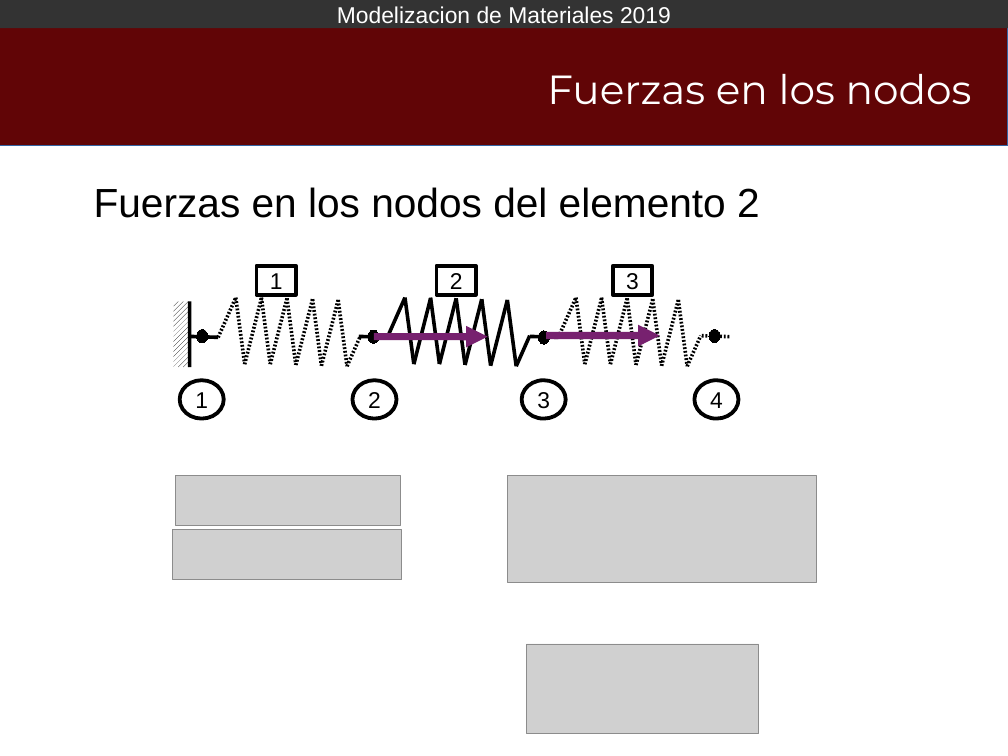
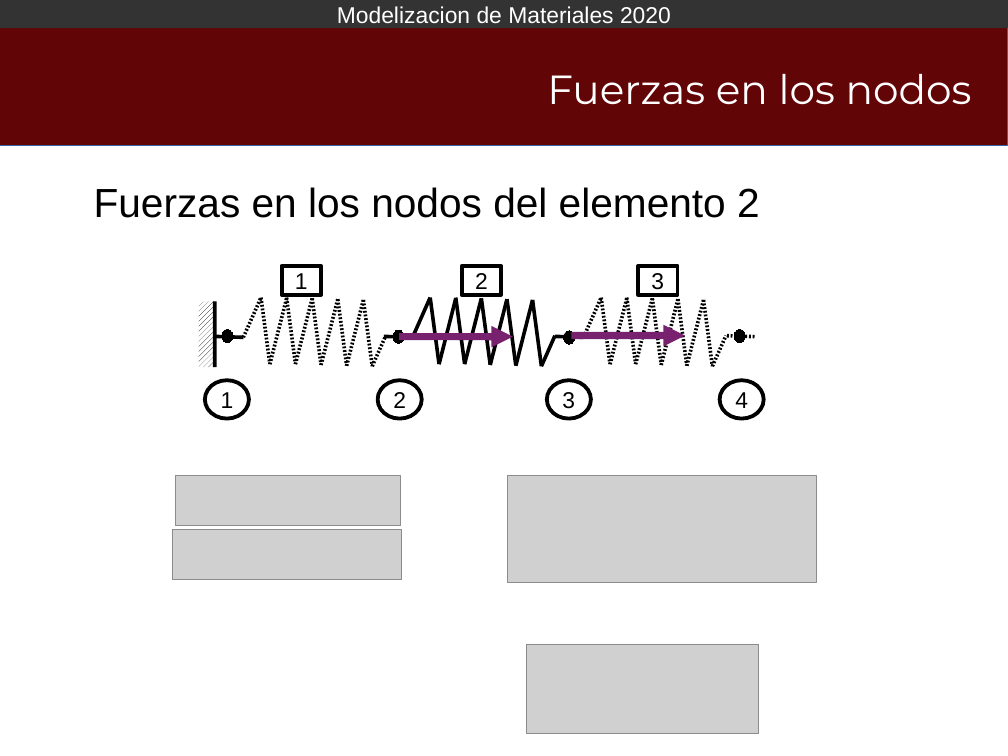
Before and after one commit to Modelizacion-de-Materiales/ModelizacionApuntesPresentaciones, a slide deck: slide 4 of 003-MEF01/Libreoffice/MEF01_2018.odp. Drawn at 1008x756 pixels with LibreOffice and Linux fonts; fonts in the diff are those of the drawing; grey boxes stand for pictures; background and template pictures are left out. Boxes give left, top, right and bottom in pixels: in the first picture for what was removed or moved away, otherwise in the second. Text is boxed around its words. In the diff, an @@ line names an element or a change of style, - is before the commit and + after.

```diff
--- a/003-MEF01/Libreoffice/MEF01_2018.odp
+++ b/003-MEF01/Libreoffice/MEF01_2018.odp
@@ text in rectangle at (x1=337, y1=6, x2=671, y2=29): text changed @@
-Modelizacion de Materiales 2019
+Modelizacion de Materiales 2020
@@ 38 lines, 8 ellipses, 4 rectangles, 2 arrows moved together from (x1=174, y1=266, x2=739, y2=419) to (x1=198, y1=266, x2=764, y2=419) @@
```
Also in this commit, not shown: 13 other slides changed, 11 other files.
